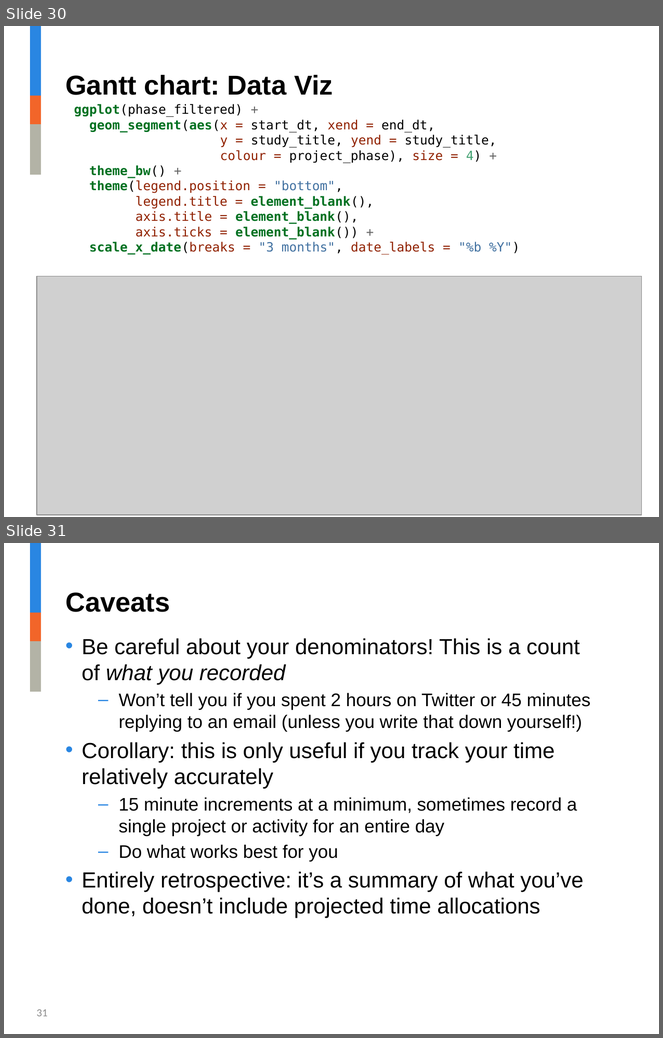
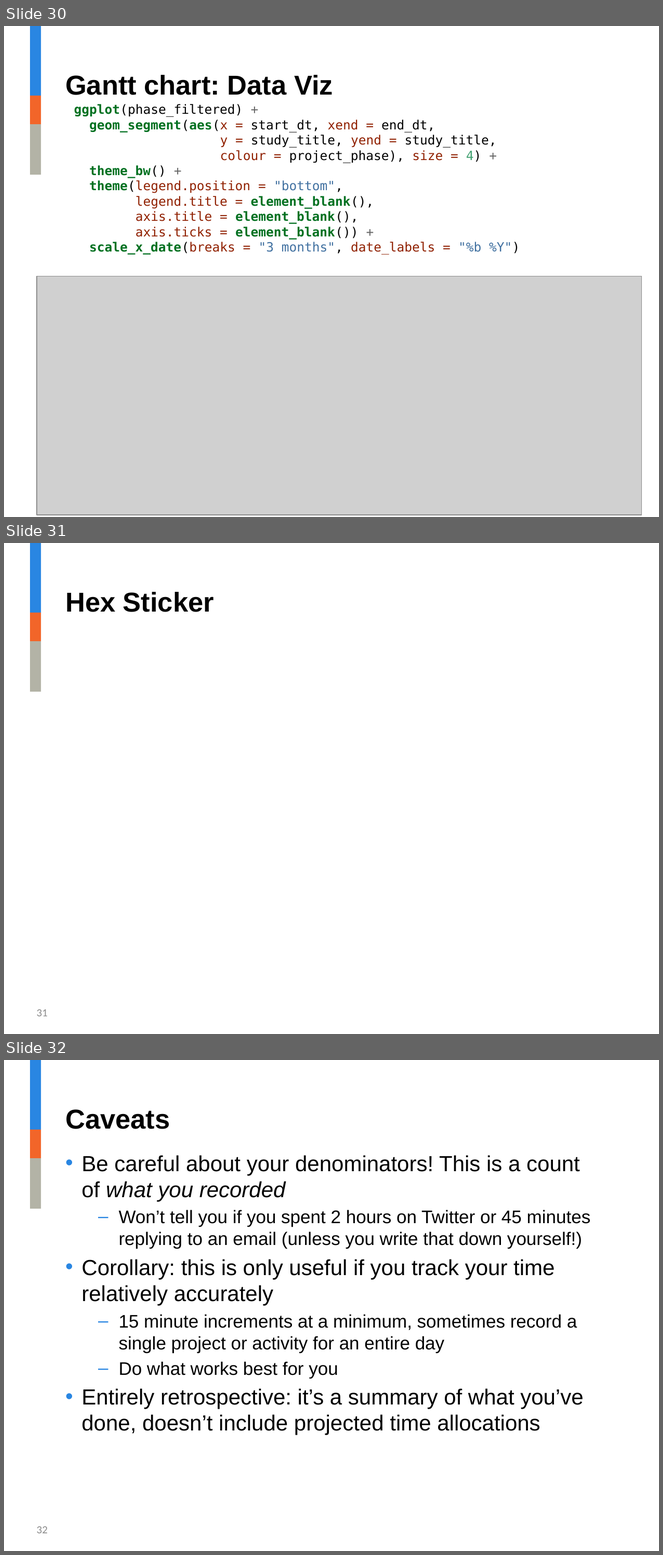
Before and after one commit to jalavery/timetrackR, a slide deck: RLadies timetrackR Presentation v2.pptx. Shown one above the other, each under a label of ours: slides 30 and 31 before the commit, slides 30, 31 and 32 after it. The pictures are 663x1038 and 663x1555 pixels, drawn with LibreOffice and Linux fonts; fonts in the diff are those of the drawing; grey boxes stand for pictures; background and template pictures are left out. Boxes give left, top, right and bottom in pixels: in the first picture for what was removed or moved away, otherwise in the second. Text is boxed around its words. In the diff, an @@ line names an element or a change of style, - is before the commit and + after.

Commit message:
Add hex sticker, updates to ppt

```diff
--- a/RLadies timetrackR Presentation v2.pptx
+++ b/RLadies timetrackR Presentation v2.pptx
@@ slide 31 added at bbox=[4, 543, 659, 1034], background #FFFFFF; not listed: 3 template elements that a slide beside it also shows @@
@@ title added at bbox=[65, 592, 214, 612], 30 pt, text #000000, bold @@
+Hex Sticker
@@ page number added at bbox=[37, 1009, 48, 1017], 12 pt, text #8C8C8C @@
+31
@@ what was slide 31 is now slide 32 @@
@@ page number at bbox=[37, 1526, 48, 1534]: text changed @@
-31
+32
```
Also in this commit, not shown: 9 slides changed, 1 other slide added, 1 slide removed, 5 other files.
